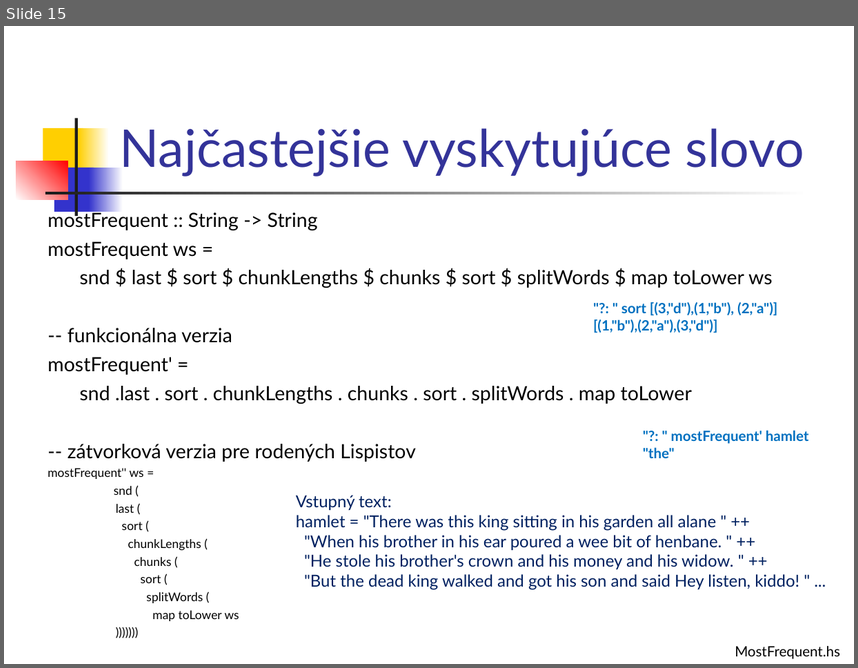
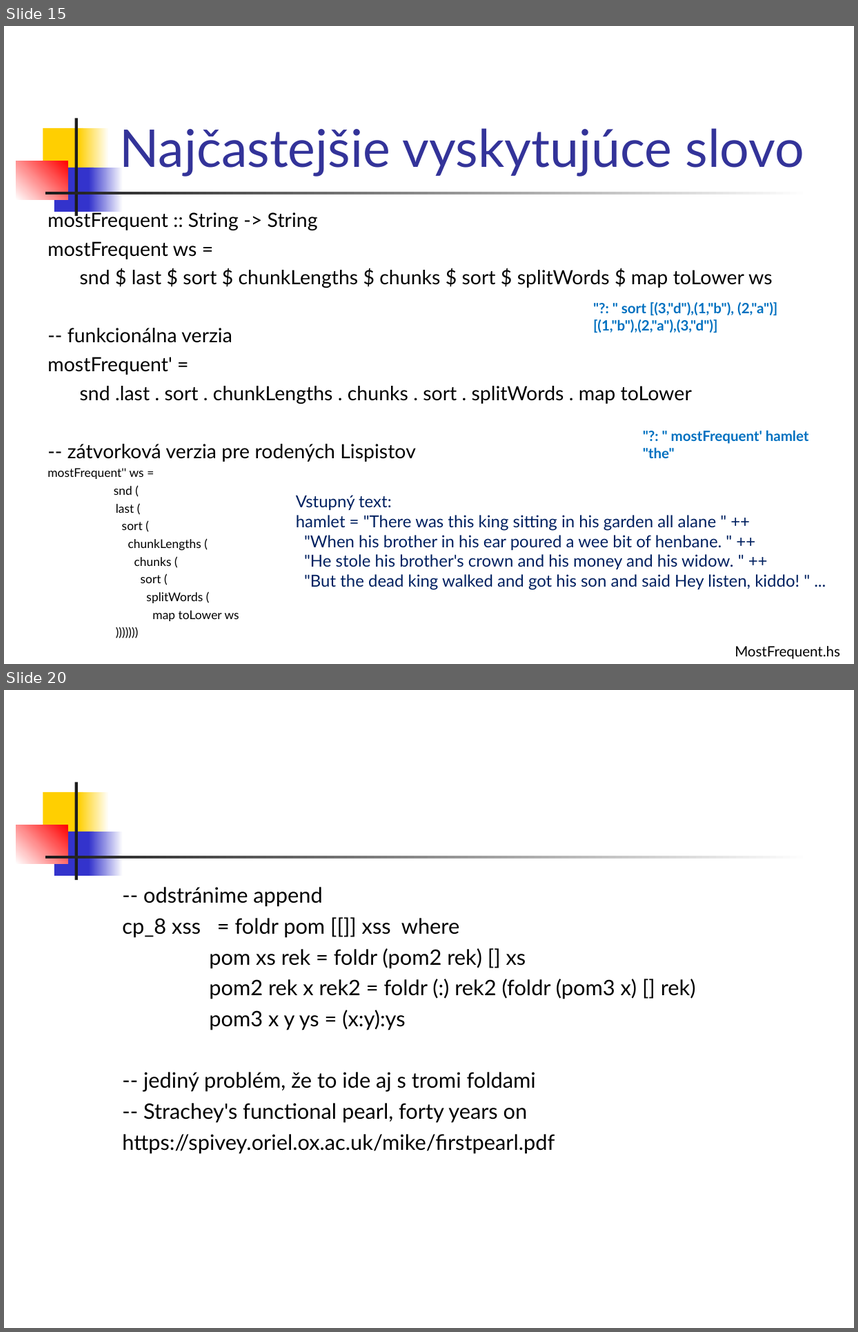
Before and after one commit to Funkcionalne/Prednasky, a slide deck: 03/03_fpro.ppt. Shown one above the other, each under a label of ours: slide 15 before the commit, slides 15 and 20 after it; the slides between them are not shown. The pictures are 858x668 and 858x1332 pixels, drawn with LibreOffice and Linux fonts; fonts in the diff are those of the drawing. Boxes give left, top, right and bottom in pixels: in the first picture for what was removed or moved away, otherwise in the second. Text is boxed around its words. In the diff, an @@ line names an element or a change of style, - is before the commit and + after.

```diff
--- a/03/03_fpro.ppt
+++ b/03/03_fpro.ppt
@@ slide 20 added at [4,690,854,1328], background #FFFFFF; not listed: 7 template elements that a slide beside it also shows @@
@@ text added at [122,887,696,1154], 18 pt, text #000000 @@
+-- odstránime append
+cp_8 xss = foldr pom [[]] xss where
+pom xs rek = foldr (pom2 rek) [] xs
+pom2 rek x rek2 = foldr (:) rek2 (foldr (pom3 x) [] rek)
+pom3 x y ys = (x:y):ys
+-- jediný problém, že to ide aj s tromi foldami
+-- Strachey's functional pearl, forty years on
+https://spivey.oriel.ox.ac.uk/mike/firstpearl.pdf
```
Also in this commit, not shown: 2 slides changed, 2 other slides added, 22 slides removed, 2 other files.
